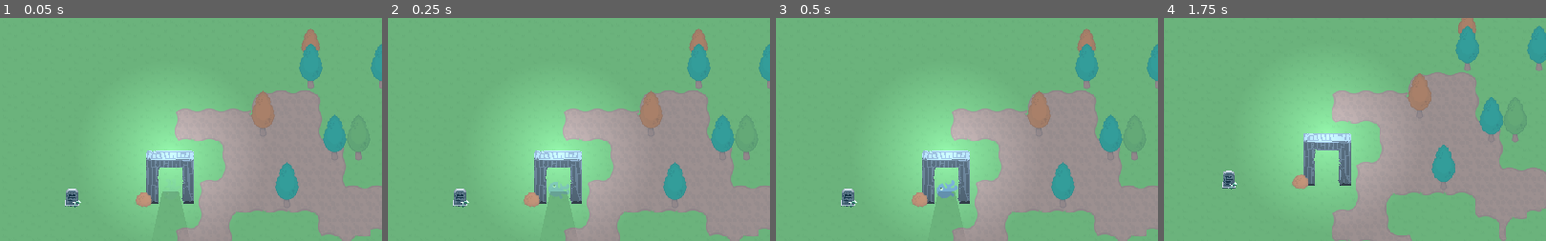
Above: before the commit, frames 1-4 (left to right).
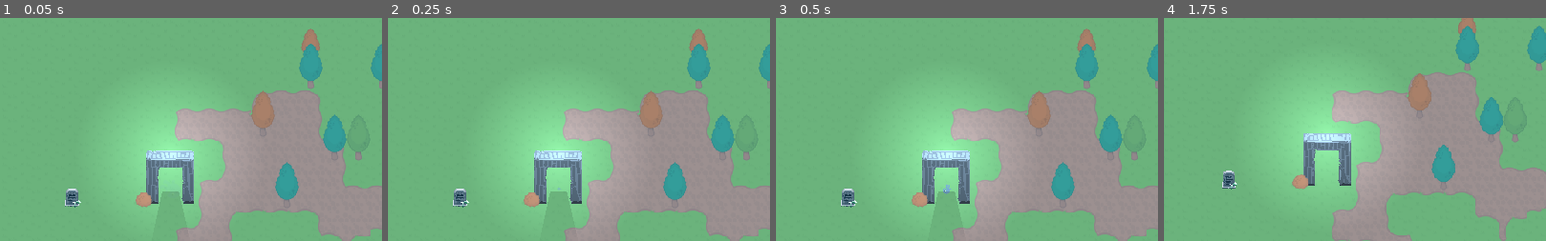
Above: after the commit, the same moments.

Repository: bagedevimo/pxljam19
Game: Godot game, scene res://Game.tscn
Same seed, same stepped clock (60 frames per second), same inputs: the game is played once before the commit and once after it.
Inputs:
- Up to frame 1 (0.05 s): no input
- Up to frame 2 (0.25 s): no input
- Up to frame 3 (0.5 s): no input
- Up to frame 4 (1.75 s): hold Right (ui_right) 0.53-1.28 s; tap Space (ui_select) at 0.77, 1.52 s; hold Down (ui_down) from 1.28 s (still down)
The pictures show only the part of the screen within x 5-55%, y 0-50%; the shares and areas given below are measured in that part.

The runs differ from the first frame. In frame 2, 0.2% of the frame differs, in the area x 42-48%, y 73-81%; in frame 3, 0.2%, in the area x 42-48%, y 72-81%; in frame 4, nothing differs.

Commit message:
Add sprite scaling to the birth animation

Diff:
--- a/Player.tscn
+++ b/Player.tscn
@@ -12,15 +12,15 @@
 resource_name = "Birth"
 tracks/0/type = "value"
 tracks/0/path = NodePath("Sprite:rotation_degrees")
-tracks/0/interp = 1
+tracks/0/interp = 2
 tracks/0/loop_wrap = true
 tracks/0/imported = false
 tracks/0/enabled = true
 tracks/0/keys = {
-"times": PoolRealArray( 0, 0.1, 0.3, 0.6, 1 ),
-"transitions": PoolRealArray( 1, 1, 1, 1, 1 ),
+"times": PoolRealArray( 0, 1 ),
+"transitions": PoolRealArray( 0.378929, 1 ),
 "update": 0,
-"values": [ 0.0, 360.0, 720.0, 1080.0, 1440.0 ]
+"values": [ 0.0, 1440.0 ]
 }
 tracks/1/type = "value"
 tracks/1/path = NodePath("Sprite:modulate")
@@ -33,6 +33,18 @@
 "transitions": PoolRealArray( 1, 1 ),
 "update": 0,
 "values": [ Color( 1, 1, 1, 0 ), Color( 1, 1, 1, 1 ) ]
+}
+tracks/2/type = "value"
+tracks/2/path = NodePath("Sprite:scale")
+tracks/2/interp = 1
+tracks/2/loop_wrap = true
+tracks/2/imported = false
+tracks/2/enabled = true
+tracks/2/keys = {
+"times": PoolRealArray( 0.1, 1 ),
+"transitions": PoolRealArray( 1, 1 ),
+"update": 0,
+"values": [ Vector2( 0, 0 ), Vector2( 1, 1 ) ]
 }
 
 [sub_resource type="Animation" id=3]
